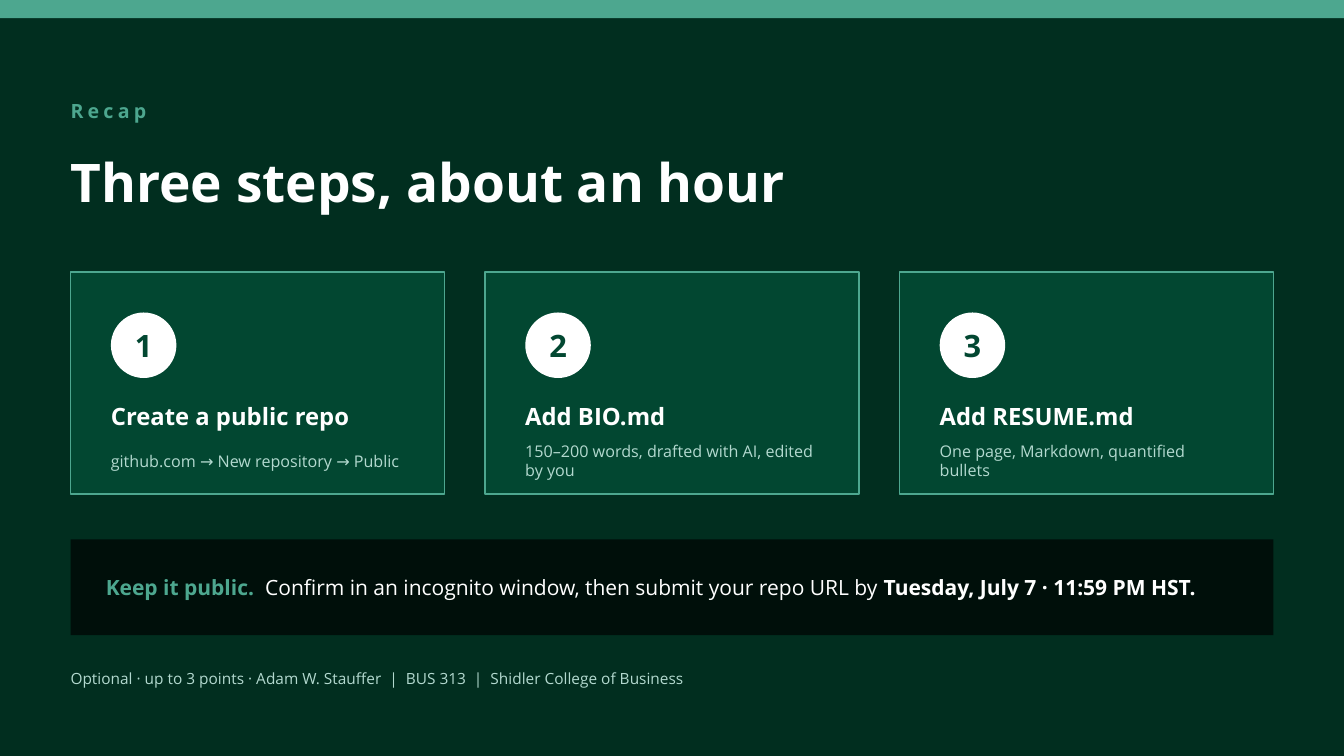
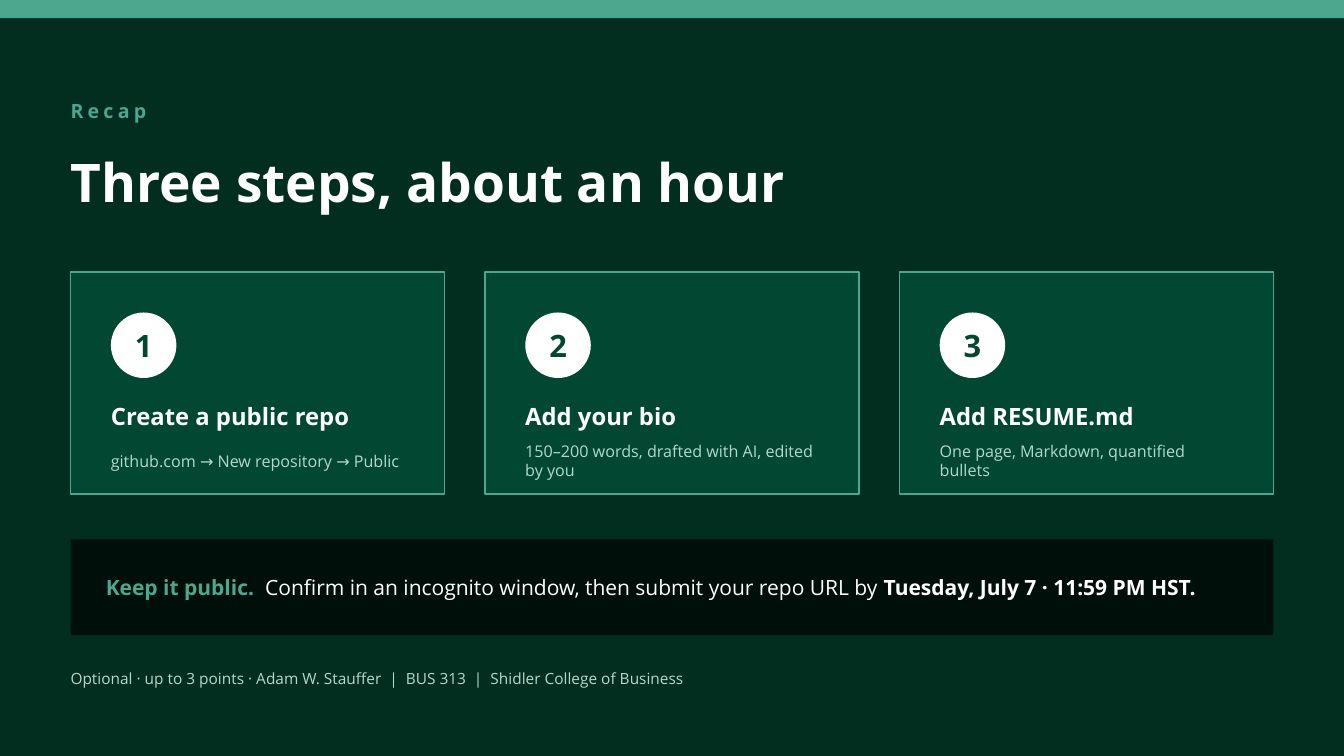
Before and after one commit to adamwstauffer/shidler, a slide deck: slide 8 of courses/International-Economics-And-Trade/projects/github-portfolio-extra-credit/BUS313_Extra_Credit_GitHub_Portfolio.pptx. Drawn at 1344x756 pixels with LibreOffice and Linux fonts; fonts in the diff are those of the drawing. Boxes give left, top, right and bottom in pixels: in the first picture for what was removed or moved away, otherwise in the second. Text is boxed around its words. In the diff, an @@ line names an element or a change of style, - is before the commit and + after.

```diff
--- a/courses/International-Economics-And-Trade/projects/github-portfolio-extra-credit/BUS313_Extra_Credit_GitHub_Portfolio.pptx
+++ b/courses/International-Economics-And-Trade/projects/github-portfolio-extra-credit/BUS313_Extra_Credit_GitHub_Portfolio.pptx
@@ text at [525, 407, 676, 431]: text changed @@
-Add BIO.md
+Add your bio
```
Also in this commit, not shown: 5 other slides changed, 1 other file.
